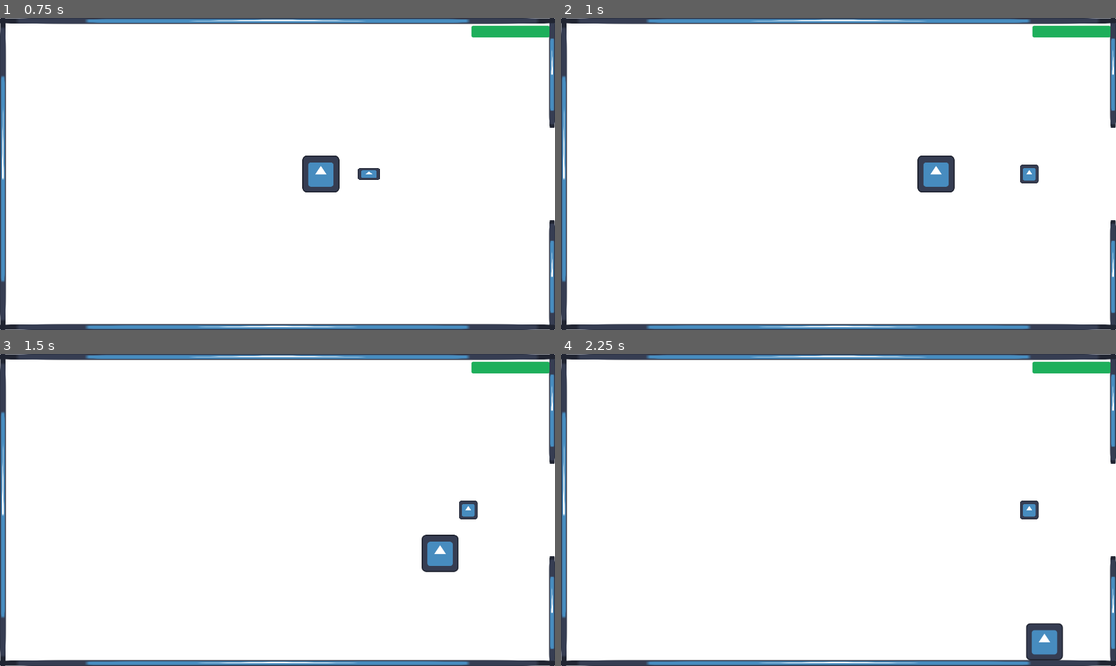
Above: before the commit, frames 1-4 (two rows, left to right).
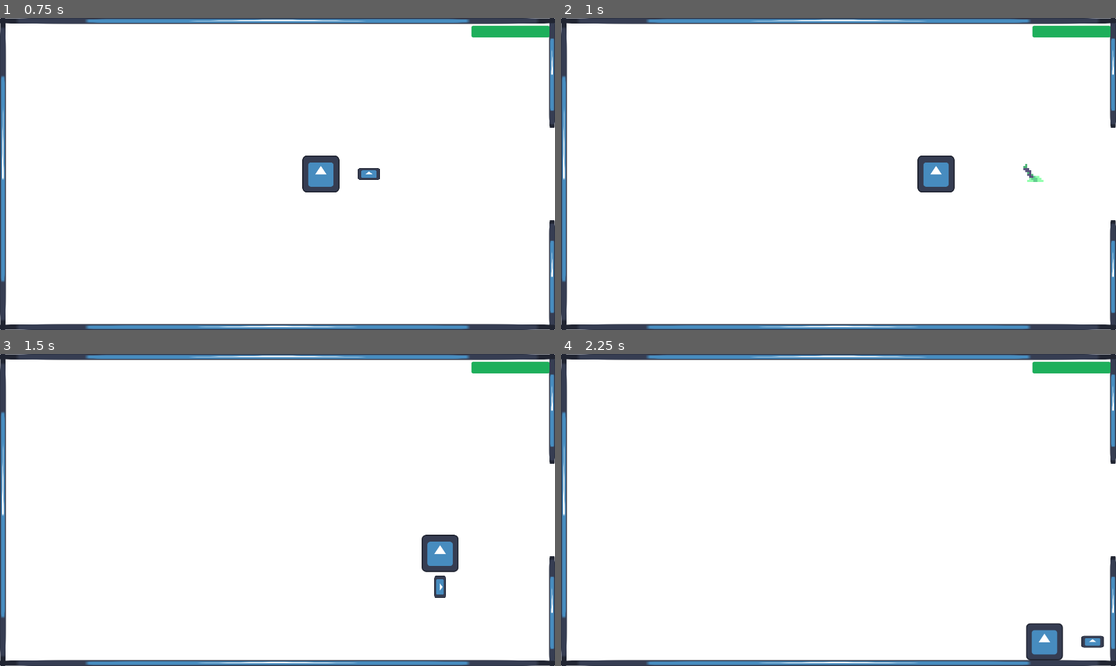
Above: after the commit, the same moments.

Repository: webermael/Informatikprojekt
Game: Godot game, scene res://Game.tscn
Two runs of this game, one before a commit and one after it. Both use one fixed random seed, a clock stepped at 60 frames per second and the inputs below. The engine's default icon, where the game draws it, is replaced by a stand-in: a white triangle on a blue panel in a dark square.
Inputs:
- Up to frame 1 (0.75 s): tap Enter at 0.5 s; hold Right (ui_right) from 0.53 s (still down); hold Z (ui_ranged_attack) from 0.53 s (still down)
- Up to frame 2 (1 s): keep holding Right (ui_right); keep holding Z (ui_ranged_attack)
- Up to frame 3 (1.5 s): release Right (ui_right) at 1.28 s; release Z (ui_ranged_attack) at 1.28 s; hold Down (ui_down) from 1.28 s (still down); tap Z (ui_ranged_attack) at 1.35 s
- Up to frame 4 (2.25 s): release Down (ui_down) at 2.03 s; hold Right (ui_right) from 2.03 s (still down); hold Z (ui_ranged_attack) from 2.03 s (still down)

Frame 1 is identical in both runs. In frame 2, 0.2% of the frame differs, in the area x 82-87%, y 46-54%; in frame 3, 0.3%; in frame 4, 0.4%, in the area x 82-98%, y 46-95%.

Commit message:
landed bullet sprite implemented

Diff:
--- a/Player/weapons/Bullet/Bullet.gd
+++ b/Player/weapons/Bullet/Bullet.gd
@@ -7,9 +7,11 @@
 
 
 # deletes the midair bullet and instead places the landed bullet object, which can be picked up to reload the ranged attack
-func land():
+func land(direction = 1):
 		var landed_bullet = preload("res://Player/weapons/Bullet/landed_bullet.tscn").instantiate()
 		landed_bullet.global_position = global_position
+		if direction > 0:
+			landed_bullet.flip_v = true
 		$/root/Game.add_child(landed_bullet)
 		queue_free()
 
@@ -20,8 +22,7 @@
 	position += direction * SPEED * delta
 	distance_traveled += direction.length() * SPEED * delta
 	if distance_traveled >= MAX_DISTANCE:
-		land()
-
+		land(direction[0])
 
 # handles collision, damaging enemies on collision and landing when hitting a wall
 func _on_body_entered(body):
--- a/Player/weapons/Bullet/landed_bullet.tscn
+++ b/Player/weapons/Bullet/landed_bullet.tscn
@@ -1,17 +1,20 @@
 [gd_scene load_steps=4 format=3 uid="uid://ckvlvqlm8fxqh"]
 
-[ext_resource type="Texture2D" uid="uid://b6djpocinrc2f" path="res://icon.svg" id="1_o8c0c"]
+[ext_resource type="Texture2D" uid="uid://b25qpnsl3chiy" path="res://Player/weapons/Bullet/projectile in the ground.png" id="1_8o2rv"]
 [ext_resource type="Script" path="res://Player/weapons/Bullet/landed_bullet.gd" id="2_ftj87"]
 
 [sub_resource type="CircleShape2D" id="CircleShape2D_b38px"]
 radius = 64.4981
 
 [node name="LandedSprite" type="Sprite2D"]
-scale = Vector2(0.5, 0.5)
-texture = ExtResource("1_o8c0c")
+position = Vector2(1.54972e-06, -22)
+rotation = 4.71239
+scale = Vector2(0.7, 0.7)
+texture = ExtResource("1_8o2rv")
 script = ExtResource("2_ftj87")
 
 [node name="Area2D" type="Area2D" parent="."]
+position = Vector2(2.24534, 5.17871)
 
 [node name="CollisionShape2D" type="CollisionShape2D" parent="Area2D"]
 shape = SubResource("CircleShape2D_b38px")
Binary file changed: Player/weapons/Bullet/projectile in the ground.ase
Binary file added: Player/weapons/Bullet/projectile in the ground.png
Not shown, changed: Player/weapons/Bullet/projectile in the ground.png.import
